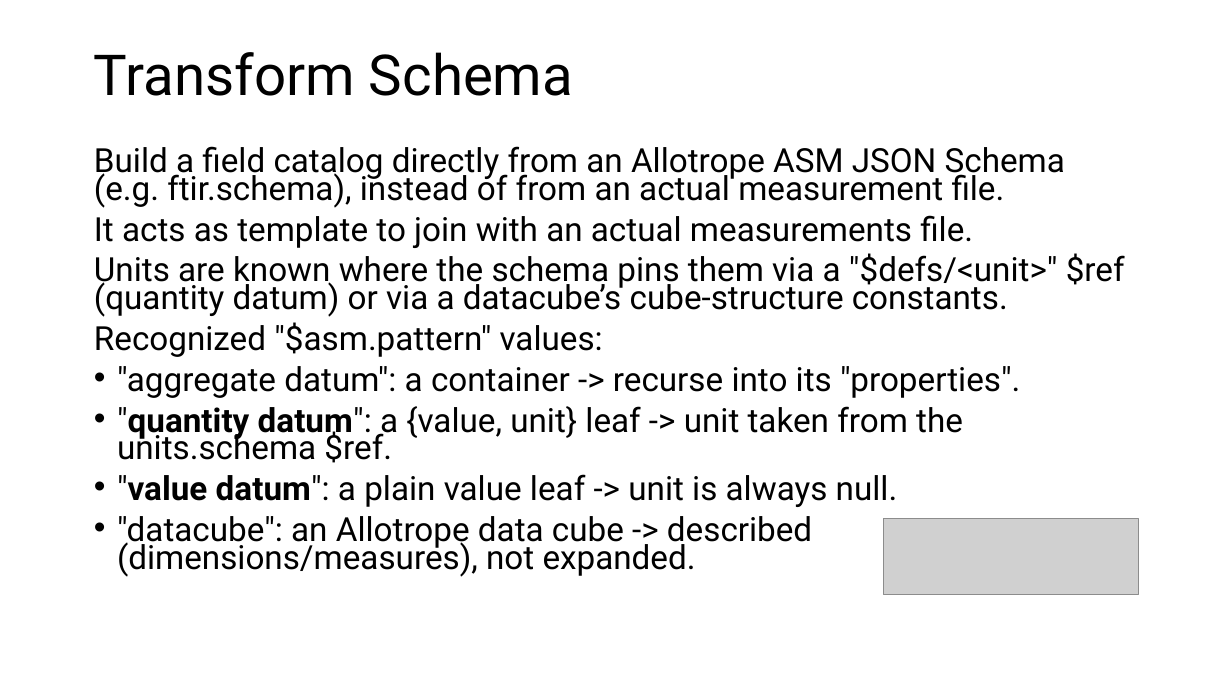
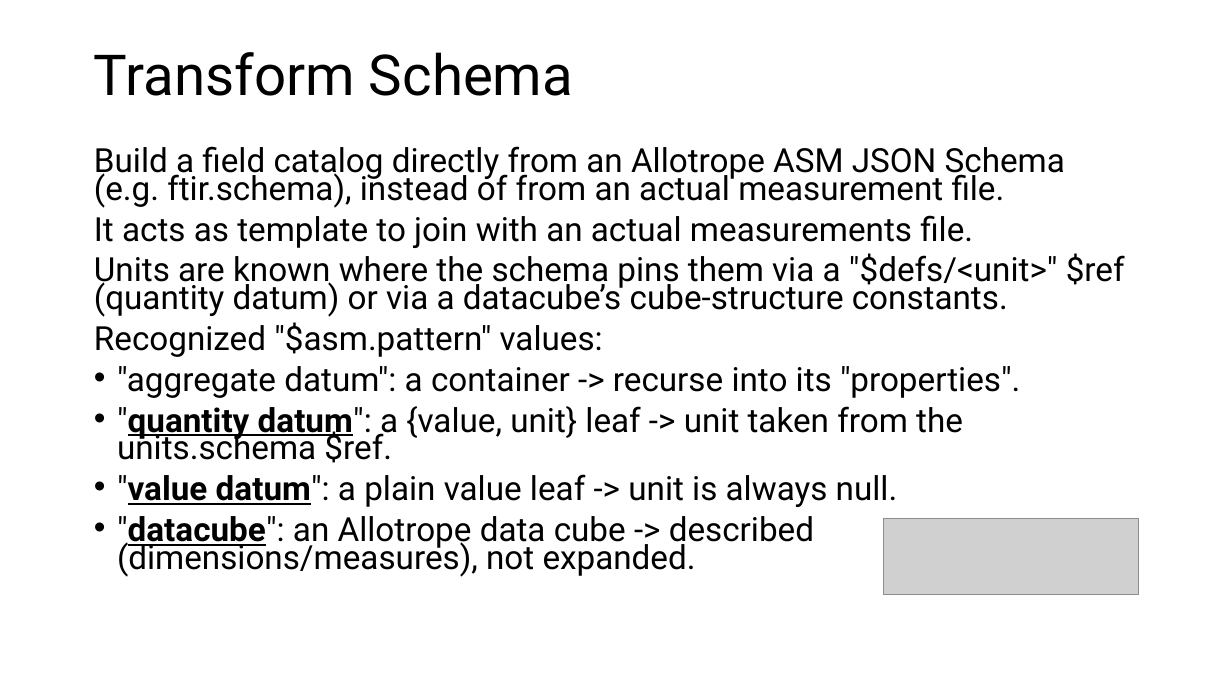
Before and after one commit to manulykebe/mockup-studio, a slide deck: slide 10 of Zontal/Zontal-ELN Signals Integration.pptx. Drawn at 1232x693 pixels with LibreOffice and Linux fonts; fonts in the diff are those of the drawing; grey boxes stand for pictures. Boxes give left, top, right and bottom in pixels: in the first picture for what was removed or moved away, otherwise in the second. Text is boxed around its words. In the diff, an @@ line names an element or a change of style, - is before the commit and + after.

```diff
--- a/Zontal/Zontal-ELN Signals Integration.pptx
+++ b/Zontal/Zontal-ELN Signals Integration.pptx
@@ text at [117,406,963,577]: underline on in ""quantity datum":", ""value datum":", ""datacube":"; bold on in ""datacube":" @@
```
Also in this commit, not shown: 2 other slides changed, 1 slide added.
